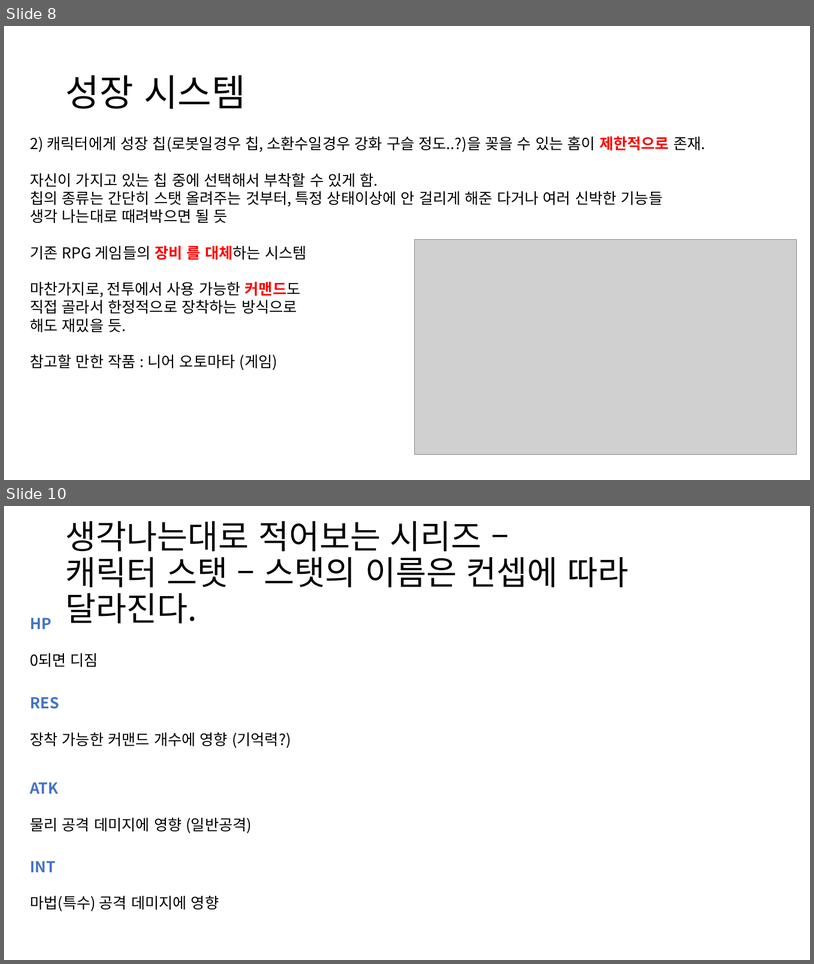
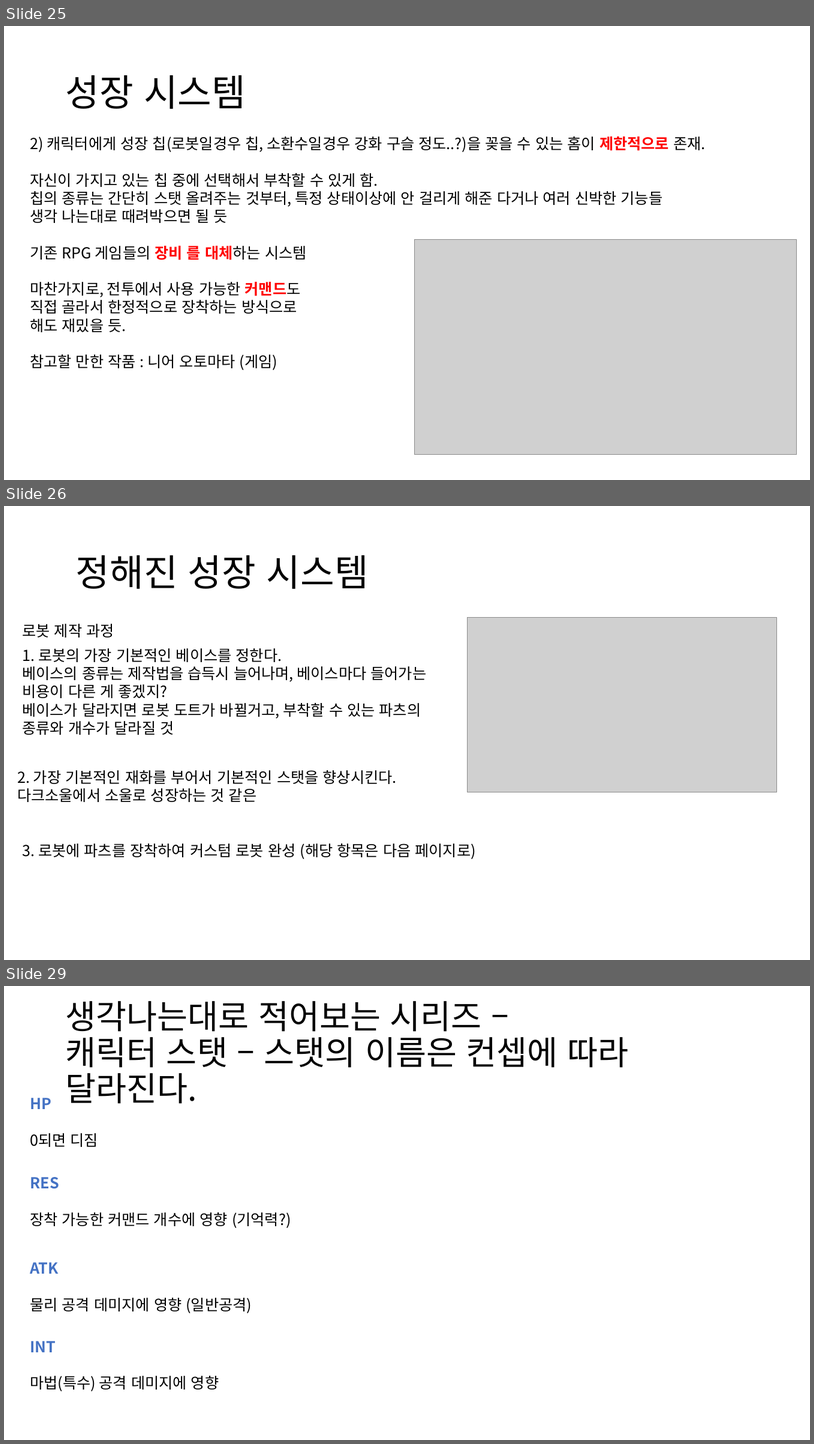
Before and after one commit to Noanswers/ProjectBono, a slide deck: 메인 기획서.pptx. Shown one above the other, each under a label of ours: slides 8 and 10 before the commit, slides 25, 26 and 29 after it; the slides between them are not shown. The pictures are 814x964 and 814x1444 pixels, drawn with LibreOffice and Linux fonts; fonts in the diff are those of the drawing; grey boxes stand for pictures; background and template pictures are left out. Boxes give left, top, right and bottom in pixels: in the first picture for what was removed or moved away, otherwise in the second. Text is boxed around its words. In the diff, an @@ line names an element or a change of style, - is before the commit and + after.

```diff
--- a/메인 기획서.pptx
+++ b/메인 기획서.pptx
@@ slide 26 added at (4,506,810,960), background picture (left out) @@
@@ title added at (76,555,369,589), 44 pt, text #000000 @@
+정해진 성장 시스템
@@ text added at (22,624,114,637), 18 pt, text #000000 @@
+로봇 제작 과정
@@ picture added at (467,618,777,792) @@
@@ text added at (22,648,427,735), 18 pt, text #000000 @@
+1. 로봇의 가장 기본적인 베이스를 정한다.
+베이스의 종류는 제작법을 습득시 늘어나며, 베이스마다 들어가는
+비용이 다른 게 좋겠지?
+베이스가 달라지면 로봇 도트가 바뀔거고, 부착할 수 있는 파츠의
+종류와 개수가 달라질 것
@@ text added at (17,770,397,802), 18 pt, text #000000 @@
+2. 가장 기본적인 재화를 부어서 기본적인 스탯을 향상시킨다.
+다크소울에서 소울로 성장하는 것 같은
@@ text added at (22,843,476,859), 18 pt, text #000000 @@
+3. 로봇에 파츠를 장착하여 커스텀 로봇 완성 (해당 항목은 다음 페이지로)
@@ what was slide 8 is now slide 25 @@
@@ what was slide 10 is now slide 29 @@
```
Also in this commit, not shown: 2 slides changed, 18 other slides added, 1 other file.
